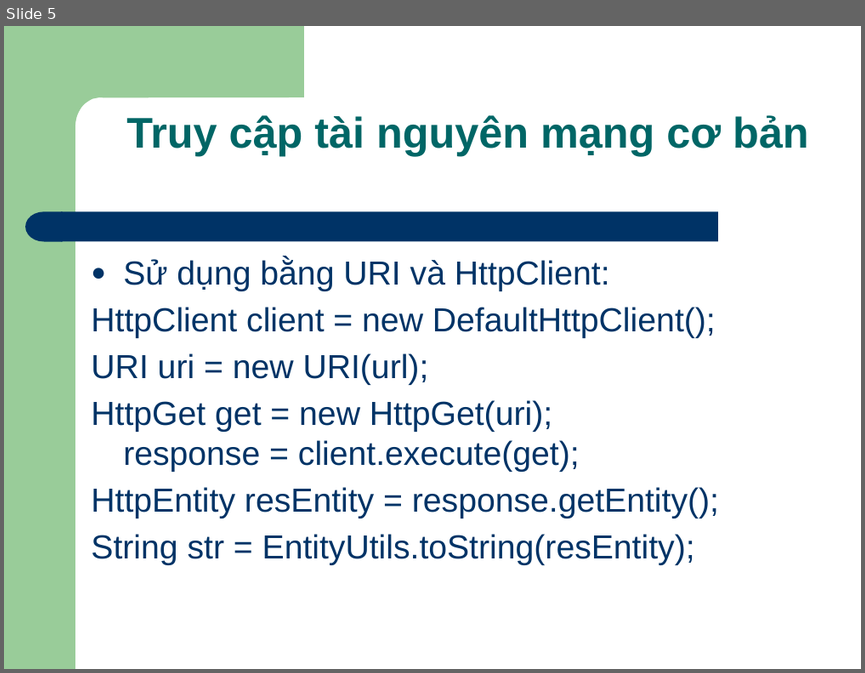
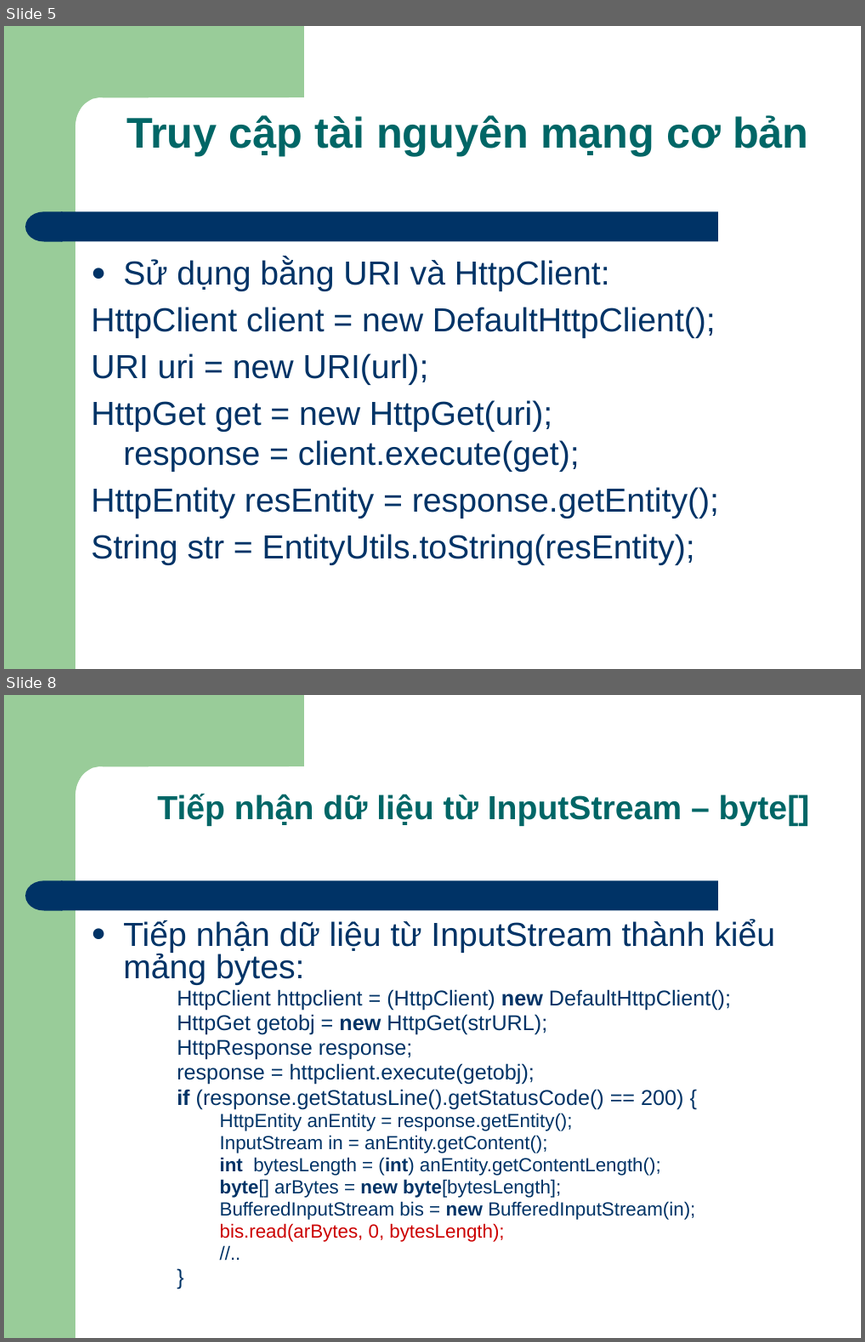
Before and after one commit to Timon-CHP/t3hand, a slide deck: lessions/Android_Par07_Networking.pptx. Shown one above the other, each under a label of ours: slide 5 before the commit, slides 5 and 8 after it; the slides between them are not shown. The pictures are 865x673 and 865x1342 pixels, drawn with LibreOffice and Linux fonts; fonts in the diff are those of the drawing. Boxes give left, top, right and bottom in pixels: in the first picture for what was removed or moved away, otherwise in the second. Text is boxed around its words. In the diff, an @@ line names an element or a change of style, - is before the commit and + after.

```diff
--- a/lessions/Android_Par07_Networking.pptx
+++ b/lessions/Android_Par07_Networking.pptx
@@ slide 8 added at (4, 695, 861, 1338), background #FFFFFF; not listed: 4 template elements that a slide beside it also shows @@
@@ title added at (157, 794, 810, 826), 28 pt, text #006666, bold @@
+Tiếp nhận dữ liệu từ InputStream – byte[]
@@ text added at (123, 919, 775, 1242), 16 pt, text #003366 @@
+● Tiếp nhận dữ liệu từ InputStream thành kiểu mảng bytes:
+    HttpClient httpclient = (HttpClient) new DefaultHttpClient();
+    HttpGet getobj = new HttpGet(strURL);
+    HttpResponse response;
+    response = httpclient.execute(getobj);
+    if (response.getStatusLine().getStatusCode() == 200) {
+      HttpEntity anEntity = response.getEntity();
+      InputStream in = anEntity.getContent();
+      int bytesLength = (int) anEntity.getContentLength();
+      byte[] arBytes = new byte[bytesLength];
+      BufferedInputStream bis = new BufferedInputStream(in);
+      bis.read(arBytes, 0, bytesLength);
+      //..
+    }
```
Also in this commit, not shown: 1 slide changed, 9 other slides added, 4 slides removed.
